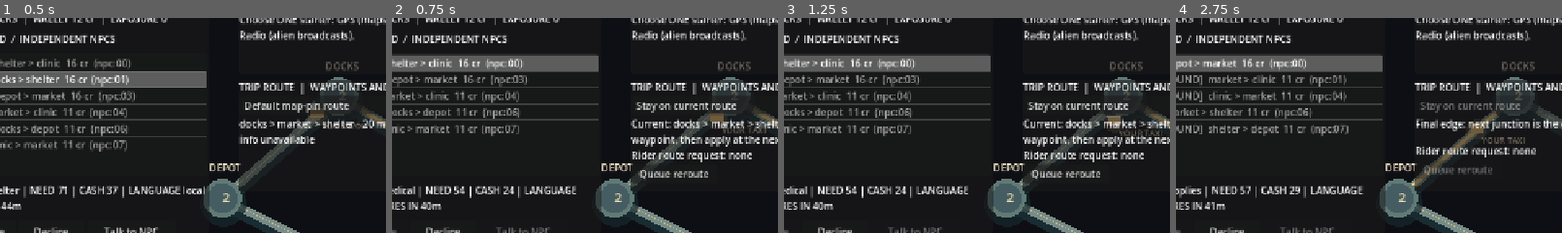
Above: before the commit, frames 1-4 (left to right).
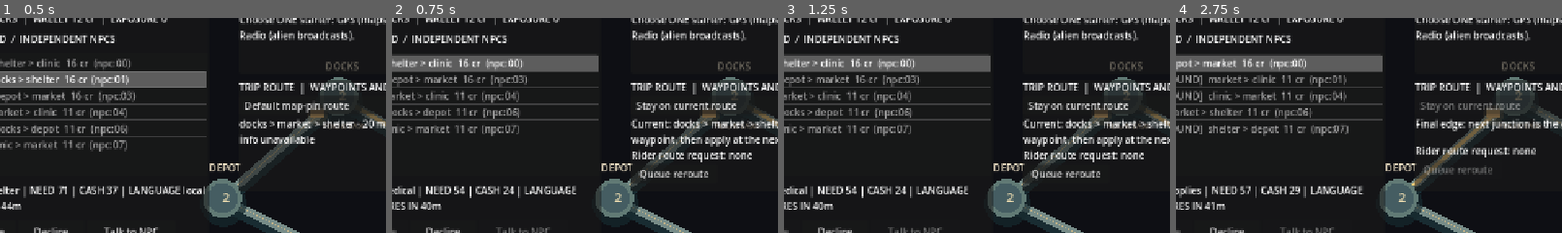
Above: after the commit, the same moments.

Repository: MohamedXIV/outsider-driver-2d
Game: Godot game, scene res://scenes/sandbox.tscn
Same seed, same stepped clock (60 frames per second), same inputs: the game is played once before the commit and once after it.
Inputs:
- Up to frame 1 (0.5 s): no input
- Up to frame 2 (0.75 s): click "Accept ride" at 0.5 s
- Up to frame 3 (1.25 s): no input
- Up to frame 4 (2.75 s): click "New world seed" at 1.25 s; click "Accept ride" at 2 s
The pictures show only the part of the screen within x 9-59%, y 13-63%; the shares and areas given below are measured in that part.

Frame 1 is identical in both runs. In frame 2, 0.4% of the frame differs, in the area x 80-97%, y 41-54%; in frame 3, 0.5%; in frame 4, 0.5%, in the area x 76-94%, y 41-59%.
Error after the commit: Invalid call. Nonexistent function 'meeting_in_progress' in base 'RefCounted (SandboxWorld)'. (res://scripts/sandbox/sandbox_main.gd:88)

Commit message:
fix(relationships): stable Web pointer targets and pause live clock during conversation

Diff:
--- a/scripts/sandbox/sandbox_main.gd
+++ b/scripts/sandbox/sandbox_main.gd
@@ -85,6 +85,9 @@
 
 
 func _process(delta: float) -> void:
+	if _world.meeting_in_progress():
+		_elapsed = 0.0 # Freeze automatic ticks while the player is choosing at the meeting.
+		return
 	_elapsed += maxf(delta, 0.0)
 	if _elapsed >= REAL_SECONDS_PER_STEP:
 		_elapsed -= REAL_SECONDS_PER_STEP
@@ -557,14 +560,22 @@
 func _expose_meeting_web() -> void:
 	if OS.has_feature("web"):
 		var active_meeting: Dictionary = _world.meeting_by_id(_selected_meeting_id)
-		var state: String = "Object.assign(document.documentElement.dataset,{sandboxMinute:'%d',sandboxMeetingCount:'%d',sandboxMeetingId:%s,sandboxMeetingStatus:%s,sandboxMeetingLocation:%s,sandboxMeetingSlot:'%d',sandboxMeetingDeadline:'%d',sandboxMeetingAtVenue:'%s',sandboxMeetingChoices:'%d',sandboxMeetingText:%s})" % [
+		var accept_center: Vector2 = _meeting_accept.get_global_rect().get_center()
+		var attend_center: Vector2 = _meeting_attend.get_global_rect().get_center()
+		var choice_center: Vector2 = Vector2.ZERO
+		if _meeting_choices.get_child_count() > 0:
+			choice_center = (_meeting_choices.get_child(0) as Button).get_global_rect().get_center()
+		var state: String = "Object.assign(document.documentElement.dataset,{sandboxMinute:'%d',sandboxMeetingCount:'%d',sandboxMeetingId:%s,sandboxMeetingStatus:%s,sandboxMeetingLocation:%s,sandboxMeetingSlot:'%d',sandboxMeetingDeadline:'%d',sandboxMeetingAtVenue:'%s',sandboxMeetingChoices:'%d',sandboxMeetingText:%s,sandboxMeetingAcceptPoint:%s,sandboxMeetingAttendPoint:%s,sandboxMeetingChoicePoint:%s})" % [
 			_world.minute, _world.meetings.size(), JSON.stringify(_selected_meeting_id),
 			JSON.stringify(str(active_meeting.get("status", ""))),
 			JSON.stringify(str(active_meeting.get("location", ""))),
 			int(active_meeting.get("slot", 0)), int(active_meeting.get("deadline", 0)),
 			str(not _meeting_attend.disabled).to_lower(),
 			_meeting_dialogue.current_frame().get("choices", []).size() if _meeting_dialogue != null else 0,
-			JSON.stringify(_meeting_text.text if _meeting_panel.visible else "")
+			JSON.stringify(_meeting_text.text if _meeting_panel.visible else ""),
+			JSON.stringify(JSON.stringify([roundi(accept_center.x), roundi(accept_center.y)])),
+			JSON.stringify(JSON.stringify([roundi(attend_center.x), roundi(attend_center.y)])),
+			JSON.stringify(JSON.stringify([roundi(choice_center.x), roundi(choice_center.y)]))
 		]
 		JavaScriptBridge.eval(state, true)
 
